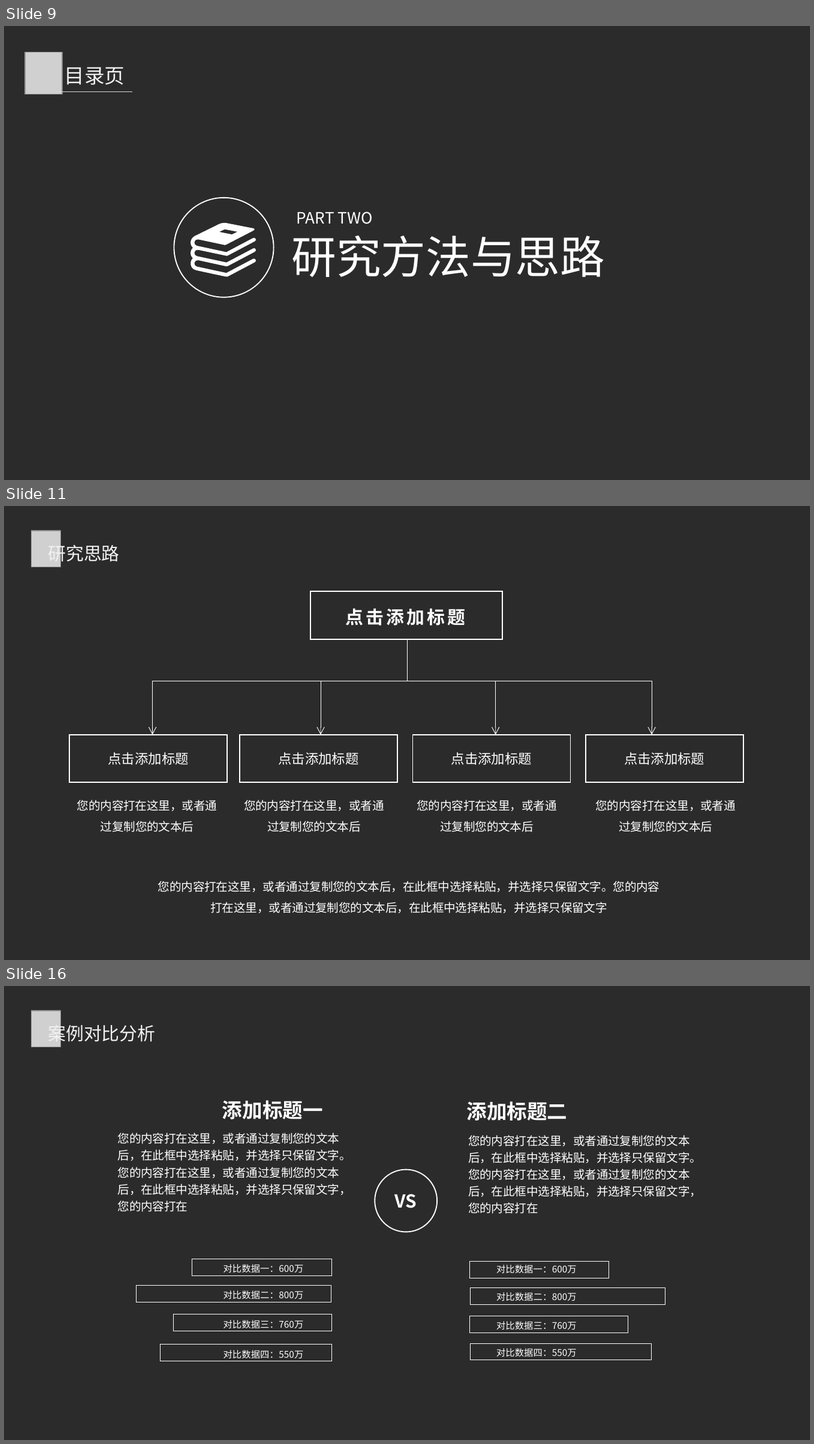
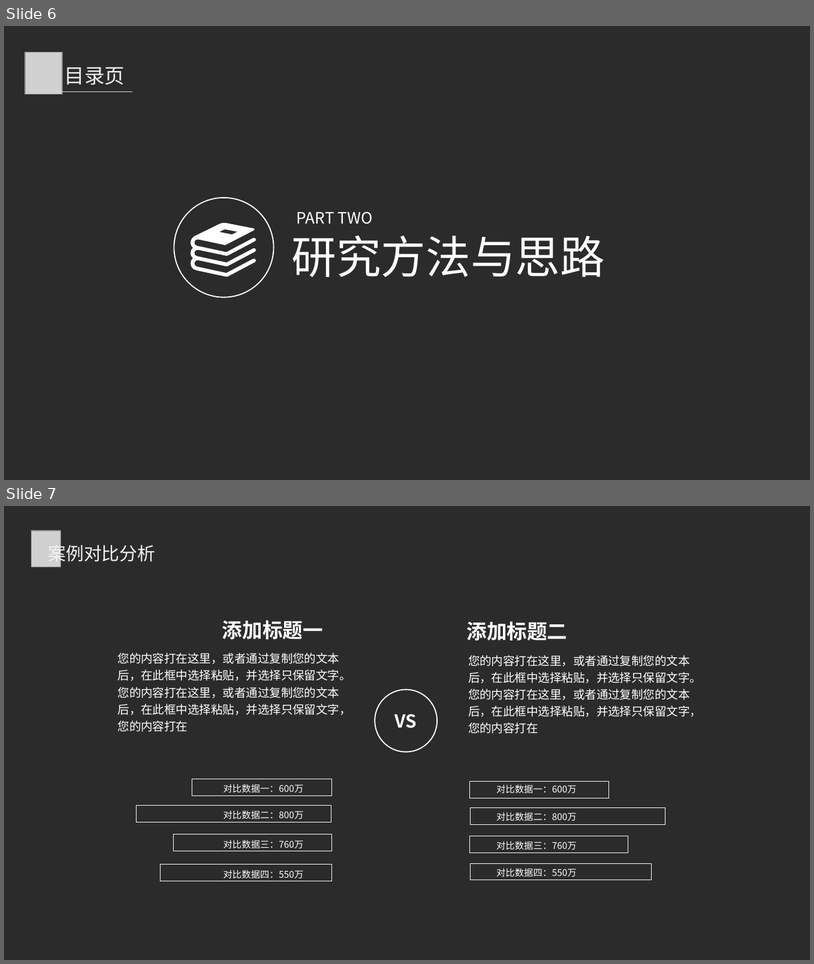
Before and after one commit to windright/ml_refer, a slide deck: 202001/年终总结.pptx. Shown one above the other, each under a label of ours: slides 9, 11 and 16 before the commit, slides 6 and 7 after it; the slides between them are not shown. The pictures are 814x1444 and 814x964 pixels, drawn with LibreOffice and Linux fonts; fonts in the diff are those of the drawing; grey boxes stand for pictures; background and template pictures are left out; a plain dark background stands for a picture behind light text. Boxes give left, top, right and bottom in pixels: in the first picture for what was removed or moved away, otherwise in the second. Text is boxed around its words. In the diff, an @@ line names an element or a change of style, - is before the commit and + after.

```diff
--- a/202001/年终总结.pptx
+++ b/202001/年终总结.pptx
@@ slide 11 removed at box(4, 506, 810, 960), background picture (left out) @@
@@ picture removed at box(32, 530, 60, 567) @@
@@ text removed at box(48, 541, 120, 564) @@
-研究思路
@@ group removed at box(69, 591, 744, 782): 5 rectangles, 5 texts, 4 arrows, 2 lines @@
-点击添加标题
-点击添加标题
-点击添加标题
-点击添加标题
-点击添加标题
@@ text removed at box(77, 799, 218, 832) @@
-您的内容打在这里，或者通过复制您的文本后
@@ text removed at box(244, 799, 384, 832) @@
-您的内容打在这里，或者通过复制您的文本后
@@ text removed at box(417, 799, 557, 832) @@
-您的内容打在这里，或者通过复制您的文本后
@@ text removed at box(596, 799, 736, 832) @@
-您的内容打在这里，或者通过复制您的文本后
@@ text removed at box(158, 880, 660, 913) @@
-您的内容打在这里，或者通过复制您的文本后，在此框中选择粘贴，并选择只保留文字。您的内容打在这里，或者通过复制您的文本后，在此框中选择粘贴，并选择只保留文字
@@ what was slide 9 is now slide 6 @@
@@ what was slide 16 is now slide 7 @@
```
Also in this commit, not shown: 13 other slides removed.
